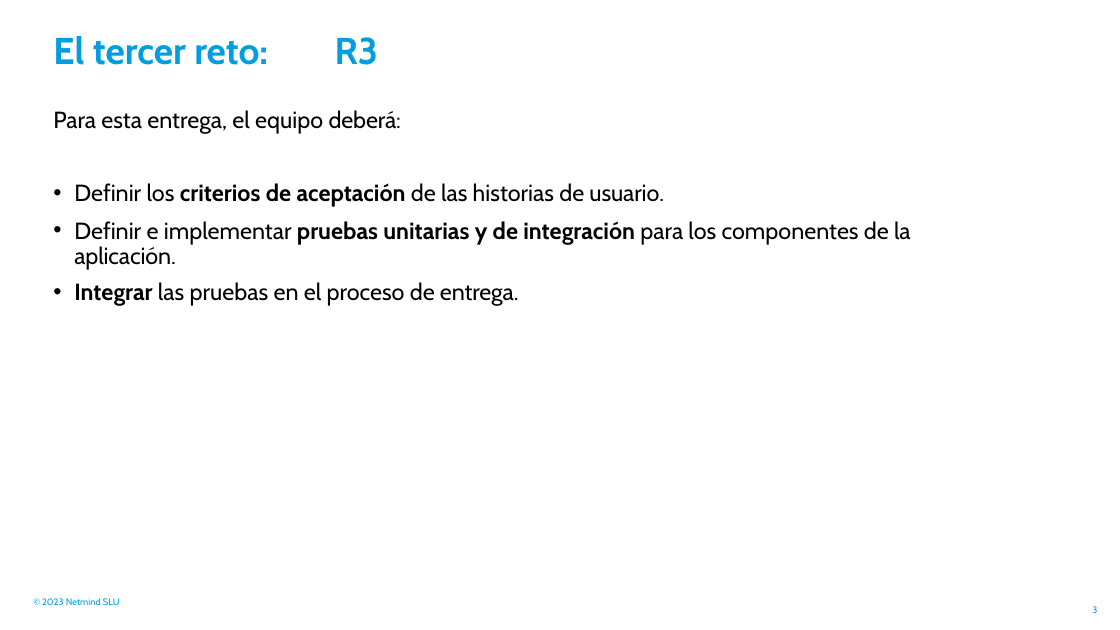
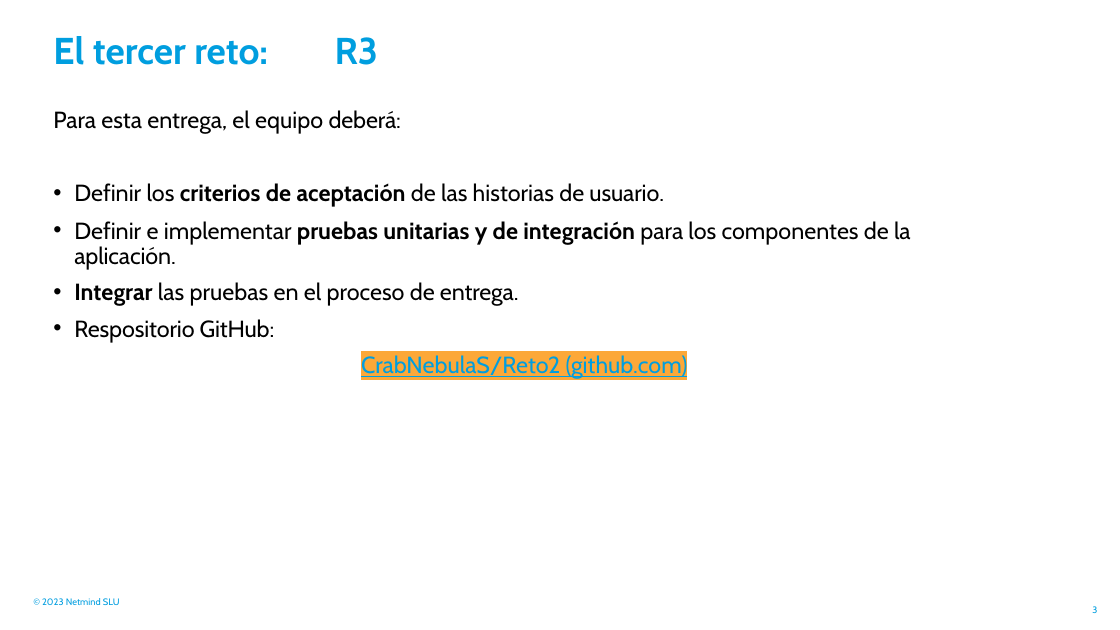
Before and after one commit to CrabNebulaS/Reto2, a slide deck: slide 3 of docs/R3 - Reto Caso Práctico [Equipo 2] - CRITERIOS ACEPTACIÓN.pptx. Drawn at 1120x630 pixels with LibreOffice and Linux fonts; fonts in the diff are those of the drawing. Boxes give left, top, right and bottom in pixels: in the first picture for what was removed or moved away, otherwise in the second. Text is boxed around its words. In the diff, an @@ line names an element or a change of style, - is before the commit and + after.

```diff
--- a/docs/R3 - Reto Caso Práctico [Equipo 2] - CRITERIOS ACEPTACIÓN.pptx
+++ b/docs/R3 - Reto Caso Práctico [Equipo 2] - CRITERIOS ACEPTACIÓN.pptx
@@ text at (74,319,688,379): paragraphs added @@
+• Respositorio GitHub:
+CrabNebulaS/Reto2 (github.com)
```
Also in this commit, not shown: 3 other slides changed, 4 slides added.
